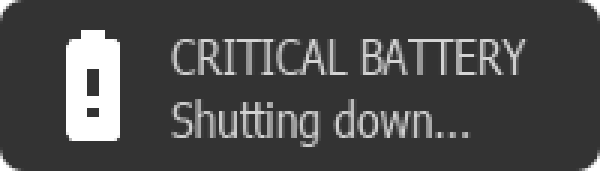
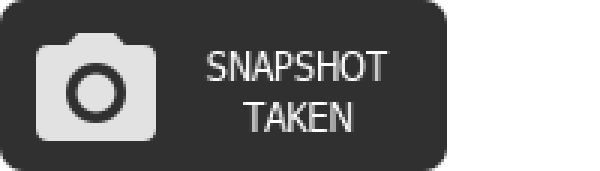
Comparing the layer stacks of the two 600px x 171px images. Changes:
added group "Snapshot" with 4 layers above "Critical Battery" over [0, 0, 447, 171]
added layer "Snapshot raster" in group "Snapshot" over [204, 51, 390, 132]
added layer "baseline_photo_camera_black_24dp.png" in group "Snapshot" over [36, 33, 156, 141]
added layer "Backdrop copy" (81%) in group "Snapshot" over [0, 0, 447, 171]
hid group "Critical Battery" (5 layers) over [0, 0, 600, 171]
